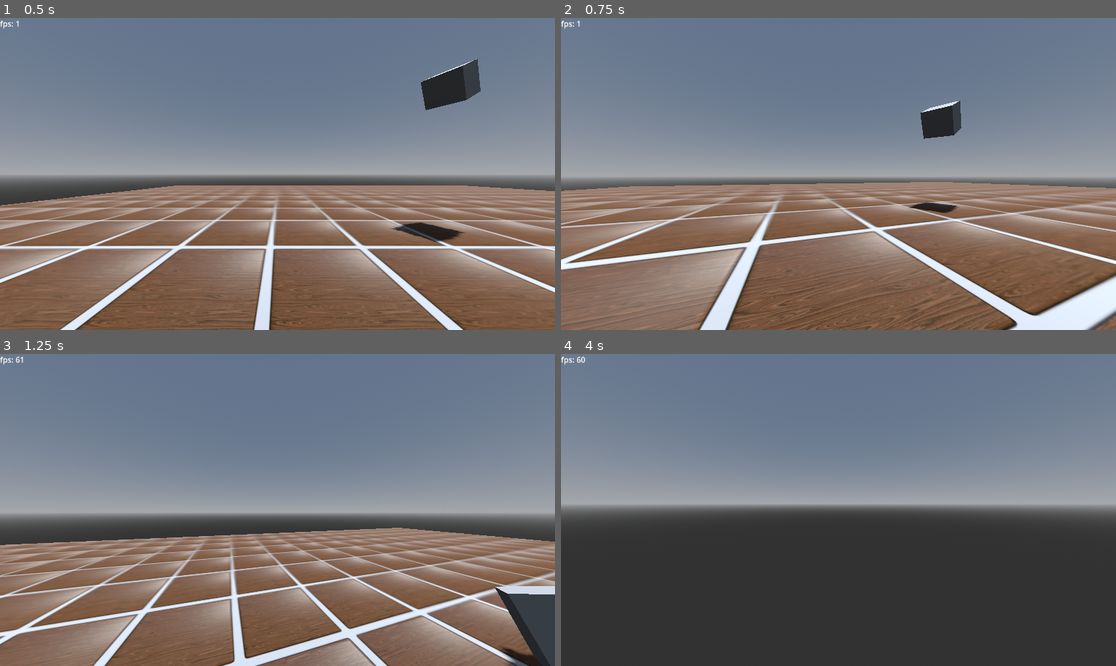
Above: before the commit, frames 1-4 (two rows, left to right).
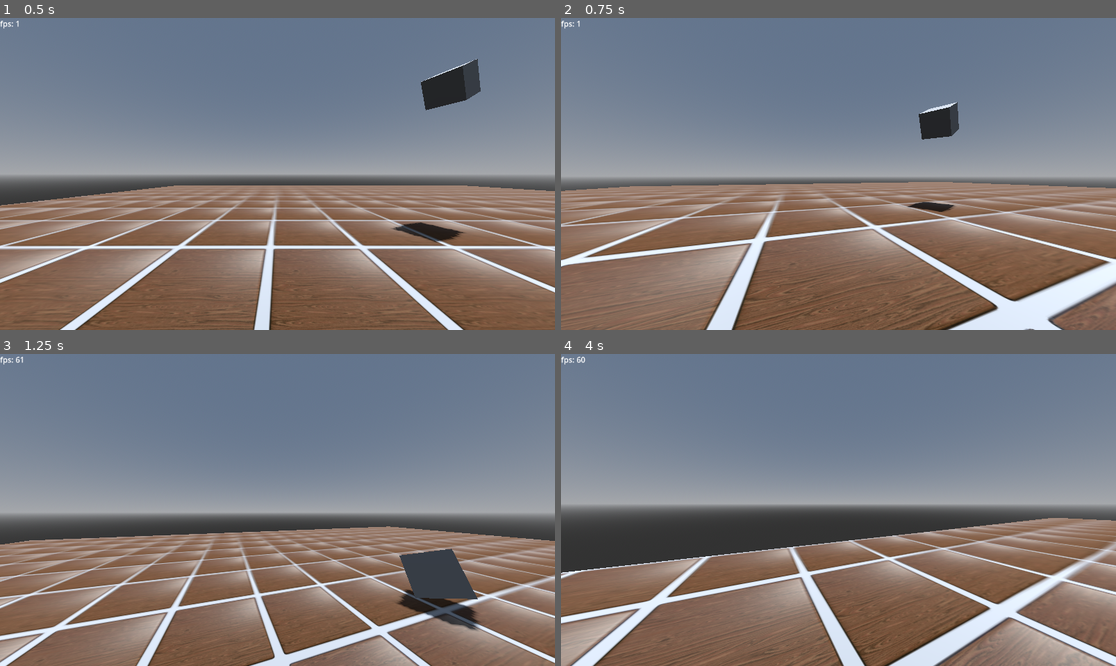
Above: after the commit, the same moments.

Repository: catboyBinary/PURGATORY
Game: Godot game, scene res://Scenes/TestScene/test_scene.tscn
Two runs of this game, one before a commit and one after it. Both use one fixed random seed, a clock stepped at 60 frames per second and the inputs below. Before the commit the project starts from res://test_scene.tscn.
Inputs (mouse positions are in pixels of both pictures, inside the frame that each line leads up to):
- Up to frame 1 (0.5 s): no input
- Up to frame 2 (0.75 s): move the mouse to (866, 174) at 0.52 s; hold W (move_forward) from 0.53 s (still down); hold Shift (run) from 0.53 s (still down)
- Up to frame 3 (1.25 s): keep holding W (move_forward); keep holding Shift (run); tap Space (jump) at 0.77, 0.8, 1.07 s
- Up to frame 4 (4 s): keep holding W (move_forward); move the mouse to (810, 510) at 1.27 s; release Shift (run) at 1.28 s; tap Space (jump) at 1.35, 1.52, 1.82, 2.3, 3.02, 3.32, 3.6, 3.77 s; tap Shift (run) at 1.55, 2.85 s; move the mouse to (849, 503) at 2.02 s; hold Shift (run) 2.03-2.78 s; move the mouse to (832, 516) at 2.77 s; move the mouse to (877, 513) at 3.52 s

Frame 1 is identical in both runs. In frame 2, 9.8% of the frame differs, in the area x 0-100%, y 26-100%; in frame 3, 23%; in frame 4, 39%, in the area x 0-100%, y 52-100%.

Commit message:
gay sex

Diff:
--- a/player.tscn
+++ b/Entities/Player/player.tscn
@@ -1,10 +1,11 @@
-[gd_scene load_steps=7 format=3 uid="uid://0a1ac0hyntgh"]
+[gd_scene load_steps=8 format=3 uid="uid://d11dgy7j3siw2"]
 
-[ext_resource type="Script" path="res://player2.gd" id="1_kwave"]
-[ext_resource type="Texture2D" uid="uid://s5khgrew0wrg" path="res://tyMFjhmVrrI.png" id="2_uhibn"]
+[ext_resource type="Script" path="res://Entities/Player/player2.gd" id="1_oxu7r"]
+[ext_resource type="Texture2D" uid="uid://s5khgrew0wrg" path="res://Entities/Player/tyMFjhmVrrI.png" id="2_wdgqc"]
+[ext_resource type="Script" path="res://Entities/Player/player_movement.gd" id="2_xigrf"]
 
 [sub_resource type="StandardMaterial3D" id="StandardMaterial3D_exwgm"]
-albedo_texture = ExtResource("2_uhibn")
+albedo_texture = ExtResource("2_wdgqc")
 
 [sub_resource type="CapsuleMesh" id="CapsuleMesh_prdut"]
 material = SubResource("StandardMaterial3D_exwgm")
@@ -16,9 +17,14 @@
 points = PackedVector3Array(-0.125207, -0.532801, -0.480507, 0.0227831, 0.47607, 0.498884, 0.169713, 0.559144, 0.464172 …(924 unchanged characters)…
 
 [node name="Player" type="CharacterBody3D"]
-script = ExtResource("1_kwave")
+script = ExtResource("1_oxu7r")
 camera_max_vertical_angle = 90
 camera_min_vertical_angle = -90
+
+[node name="Logic" type="Node" parent="."]
+
+[node name="Movement" type="Node" parent="Logic"]
+script = ExtResource("2_xigrf")
 
 [node name="MeshInstance3D" type="MeshInstance3D" parent="."]
 transform = Transform3D(1, 0, 0, 0, 1, 0, 0, 0, 1, 0, 1, 0)
--- a/player2.gd
+++ b/Entities/Player/player2.gd
@@ -38,45 +38,13 @@
 		spring_arm.spring_length = int(third_person)*5
 	# The mouse cursor is not visible in the game, you can toggle the behavior with the escape key.
 	if event.is_action_pressed(&"ui_cancel"):
-		Input.set_mouse_mode(Input.MOUSE_MODE_CAPTURED if Input.get_mouse_mode() != Input.MOUSE_MODE_CAPTURED else Input.MOUSE_MODE_VISIBLE)
+		Input.set_mouse_mode(
+			Input.MOUSE_MODE_CAPTURED if Input.get_mouse_mode() != Input.MOUSE_MODE_CAPTURED
+			else Input.MOUSE_MODE_VISIBLE
+		)
 
 	# Moves the camera according to the movement of the cursor.
 	elif Input.get_mouse_mode() == Input.MOUSE_MODE_CAPTURED and event is InputEventMouseMotion:
 		rotate_y(-event.relative.x * mouse_sensitivity)
 		spring_arm.rotate_x(-event.relative.y * mouse_sensitivity)
 		spring_arm.rotation.x = clamp(spring_arm.rotation.x, deg_to_rad(camera_min_vertical_angle), deg_to_rad(camera_max_vertical_angle))
-
-
-func _physics_process(delta: float) -> void:
-	var input_dir := Input.get_vector(&"move_left", &"move_right", &"move_forward", &"move_backward")
-	var direction := (transform.basis * Vector3(input_dir.x, 0, input_dir.y)).normalized()
-
-	# As good practice, you should replace UI actions with custom gameplay actions.
-	running = int(Input.is_action_pressed(&"run"))*(sprint_multiplier-1)+1
-
-	# Add the gravity.
-	if not is_on_floor():
-		velocity.y -= gravity * delta
-
-	# Allow jumping only when on the floor.
-	if Input.is_action_just_pressed(&"jump") and is_on_floor():
-		velocity.y = jump_velocity
-		velocity += direction*SPEED
-
-	# Get the input direction and handle the movement/deceleration.
-	if direction:
-		if is_on_floor():
-			velocity.x = lerpf(velocity.x, direction.x*SPEED*running, SPEED*delta*4)
-			velocity.z = lerpf(velocity.z, direction.z*SPEED*running, SPEED*delta*4)
-		else:
-			velocity.x = lerpf(velocity.x, direction.x*SPEED*running, SPEED*delta)
-			velocity.z = lerpf(velocity.z, direction.z*SPEED*running, SPEED*delta)
-	else:
-		if is_on_floor():
-			velocity.x = lerpf(velocity.x, 0, SPEED*delta*4)
-			velocity.z = lerpf(velocity.z, 0, SPEED*delta*4)
-		else:
-			velocity.x = lerpf(velocity.x, 0, SPEED*delta/4)
-			velocity.z = lerpf(velocity.z, 0, SPEED*delta/4)
-
-	move_and_slide()
--- /dev/null
+++ b/Entities/Player/player_movement.gd
@@ -0,0 +1,58 @@
+extends Node
+
+@onready var player: CharacterBody3D = get_parent().get_parent()
+
+@export var SPEED := 5
+@export var sprint_multiplier := 1.3
+@export var jump_velocity := 5.0
+
+const MAX_SPEED: float = 5
+
+# Get the global gravity from the project settings. RigidBody3D nodes also use this value.
+var gravity: float = ProjectSettings.get_setting("physics/3d/default_gravity")
+
+var crouching: bool
+var running: bool
+var on_floor_coyote: bool
+
+const decel_time: float = 1 / 10
+
+func _physics_process(delta: float) -> void:
+	var input_dir := Input.get_vector(&"move_left", &"move_right", &"move_forward", &"move_backward")
+	var direction := (player.transform.basis * Vector3(input_dir.x, 0, input_dir.y)).normalized()
+
+	var velocity: Vector3 = player.velocity
+	var plane_velocity := velocity
+	plane_velocity.y = 0
+
+	running = Input.is_action_pressed(&"run")
+
+	on_floor_coyote = coyote_floor()
+	velocity = vertical_movement(velocity, direction, delta)
+
+	var decel := -plane_velocity.normalized() / 5
+
+	if (plane_velocity.length_squared() < decel.length_squared()):
+		plane_velocity = Vector3.ZERO
+	else:
+		plane_velocity += decel
+
+	var accel := direction.normalized()
+
+	plane_velocity = (plane_velocity + accel).limit_length(MAX_SPEED)
+
+	player.velocity = plane_velocity
+	player.velocity.y = velocity.y
+	player.move_and_slide()
+
+func coyote_floor() -> bool:
+	return player.is_on_floor()
+
+func vertical_movement(velocity: Vector3, direction: Vector3, delta: float) -> Vector3:
+	if on_floor_coyote:
+		if Input.is_action_just_pressed(&"jump"):
+			velocity.y = jump_velocity
+	else:
+		velocity.y -= gravity * delta
+
+	return velocity
--- a/test_scene.tscn
+++ b/Scenes/TestScene/test_scene.tscn
@@ -1,16 +1,16 @@
-[gd_scene load_steps=13 format=3 uid="uid://suxskuamtd82"]
+[gd_scene load_steps=13 format=3 uid="uid://dtwcsqbbc30gs"]
 
-[ext_resource type="Texture2D" uid="uid://bq128r31mhsnh" path="res://tile.png" id="1_3yws6"]
-[ext_resource type="PackedScene" uid="uid://0a1ac0hyntgh" path="res://player.tscn" id="1_g8xid"]
-[ext_resource type="Script" path="res://Label.gd" id="2_nroln"]
-[ext_resource type="Texture2D" uid="uid://c3368odsagtim" path="res://cube.jpg" id="3_gjodi"]
+[ext_resource type="PackedScene" uid="uid://d11dgy7j3siw2" path="res://Entities/Player/player.tscn" id="1_3j7bl"]
+[ext_resource type="Script" path="res://Label.gd" id="2_4sveh"]
+[ext_resource type="Texture2D" uid="uid://c3368odsagtim" path="res://Scenes/TestScene/cube.jpg" id="3_g7n14"]
+[ext_resource type="Texture2D" uid="uid://bq128r31mhsnh" path="res://Scenes/TestScene/tile.png" id="4_0aatj"]
 
 [sub_resource type="BoxMesh" id="BoxMesh_vana5"]
 
 [sub_resource type="BoxShape3D" id="BoxShape3D_enj52"]
 
 [sub_resource type="ORMMaterial3D" id="ORMMaterial3D_3i4f5"]
-albedo_texture = ExtResource("3_gjodi")
+albedo_texture = ExtResource("3_g7n14")
 uv1_offset = Vector3(0.5, 0.5, 0.5)
 uv1_triplanar = true
 grow_amount = -1.0
@@ -22,7 +22,7 @@
 data = PackedVector3Array(-0.5, 0.5, 0.5, 0.5, 0.5, 0.5, -0.5, -0.5, 0.5, 0.5, 0.5, 0.5, 0.5, -0.5, 0.5, -0.5, -0.5, 0. …(500 unchanged characters)…
 
 [sub_resource type="ORMMaterial3D" id="ORMMaterial3D_shre6"]
-albedo_texture = ExtResource("1_3yws6")
+albedo_texture = ExtResource("4_0aatj")
 uv1_scale = Vector3(10, 10, 10)
 uv1_triplanar = true
 
@@ -34,7 +34,7 @@
 
 [node name="TestScene" type="Node3D"]
 
-[node name="Player" parent="." instance=ExtResource("1_g8xid")]
+[node name="Player" parent="." instance=ExtResource("1_3j7bl")]
 transform = Transform3D(1, 0, 0, 0, 1, 0, 0, 0, 1, -5.83682, 1.871, 1.42579)
 sprint_multiplier = 1.5
 
--- a/project.godot
+++ b/project.godot
@@ -11,7 +11,7 @@
 [application]
 
 config/name="PURGATORY"
-run/main_scene="res://test_scene.tscn"
+run/main_scene="res://Scenes/TestScene/test_scene.tscn"
 config/features=PackedStringArray("4.0", "Forward Plus")
 config/icon="res://icon.svg"
 
Renamed: player.gd -> Entities/Player/player.gd
Renamed: tyMFjhmVrrI.png -> Entities/Player/tyMFjhmVrrI.png
Not shown, changed: Entities/Player/tyMFjhmVrrI.png.import
Renamed: cube.jpg -> Scenes/TestScene/cube.jpg
Not shown, changed: Scenes/TestScene/cube.jpg.import
Not shown: 1 places in Scenes/TestScene/test_scene.tscn that only renumber resources
Renamed: tile.png -> Scenes/TestScene/tile.png
Not shown, changed: Scenes/TestScene/tile.png.import
Binary file removed: tyMFjhmVrrI.jpg
Not shown, removed: tyMFjhmVrrI.jpg.import
